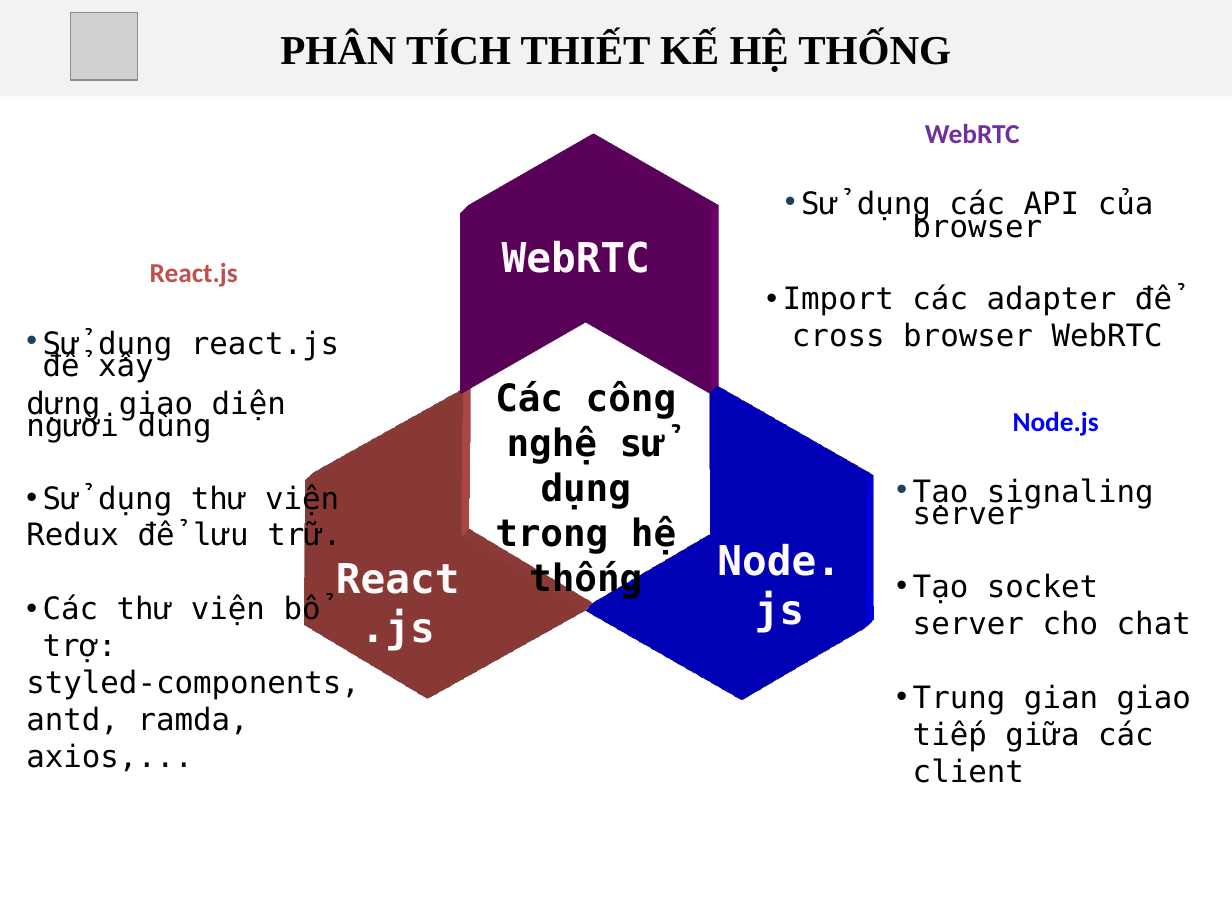
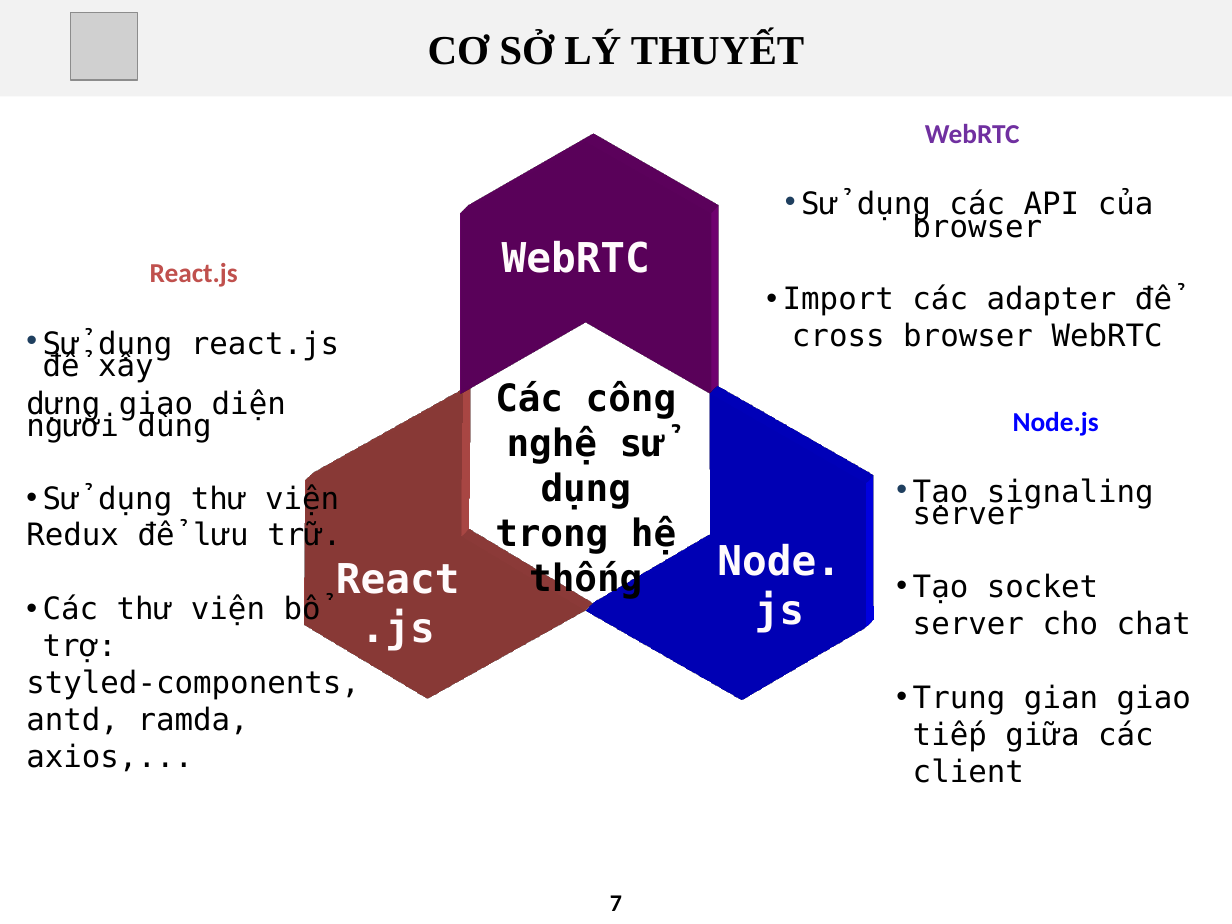
Before and after one commit to tinhphandotco/webrtc, a slide deck: slide 7 of baocao/BaoCao_DATN_TranThongThanhLuan.pptx (slide 11 before the commit). Drawn at 1232x924 pixels with LibreOffice and Linux fonts; fonts in the diff are those of the drawing; grey boxes stand for pictures; background and template pictures are left out. Boxes give left, top, right and bottom in pixels: in the first picture for what was removed or moved away, otherwise in the second. Text is boxed around its words. In the diff, an @@ line names an element or a change of style, - is before the commit and + after.

```diff
--- a/baocao/BaoCao_DATN_TranThongThanhLuan.pptx
+++ b/baocao/BaoCao_DATN_TranThongThanhLuan.pptx
@@ text in rectangle at <box>428,32,804,65</box>: text changed @@
-PHÂN TÍCH THIẾT KẾ HỆ THỐNG
+CƠ SỞ LÝ THUYẾT
@@ page number added at <box>610,895,622,911</box>, 14 pt, text #000000, bold @@
+7
```
Also in this commit, not shown: 15 other slides changed, 12 other files.
